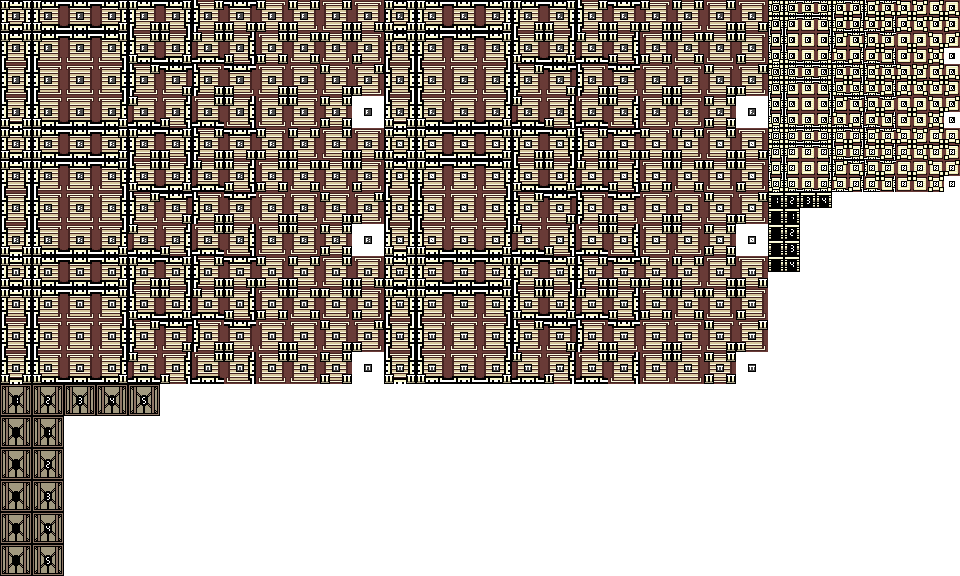
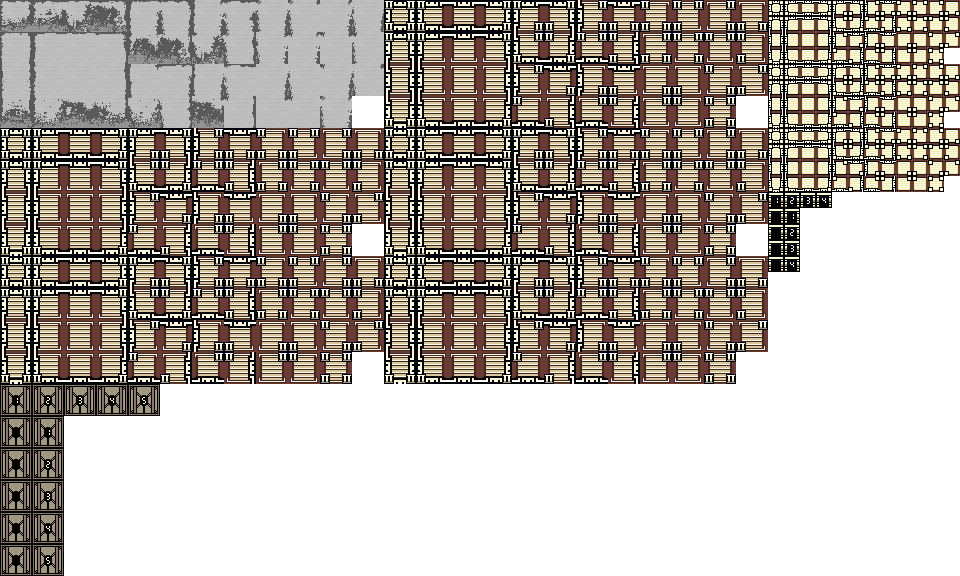
Comparing the layer stacks of the two (960, 576) images. Changes:
added layer "Edges" above "Base" over [0, 0, 384, 128]
added layer "Base" above "Tiles" over [0, 0, 384, 128]
moved "Tiles" above "Marks" over [0, 0, 955, 372]
hid "Marks" over [12, 5, 955, 372]
